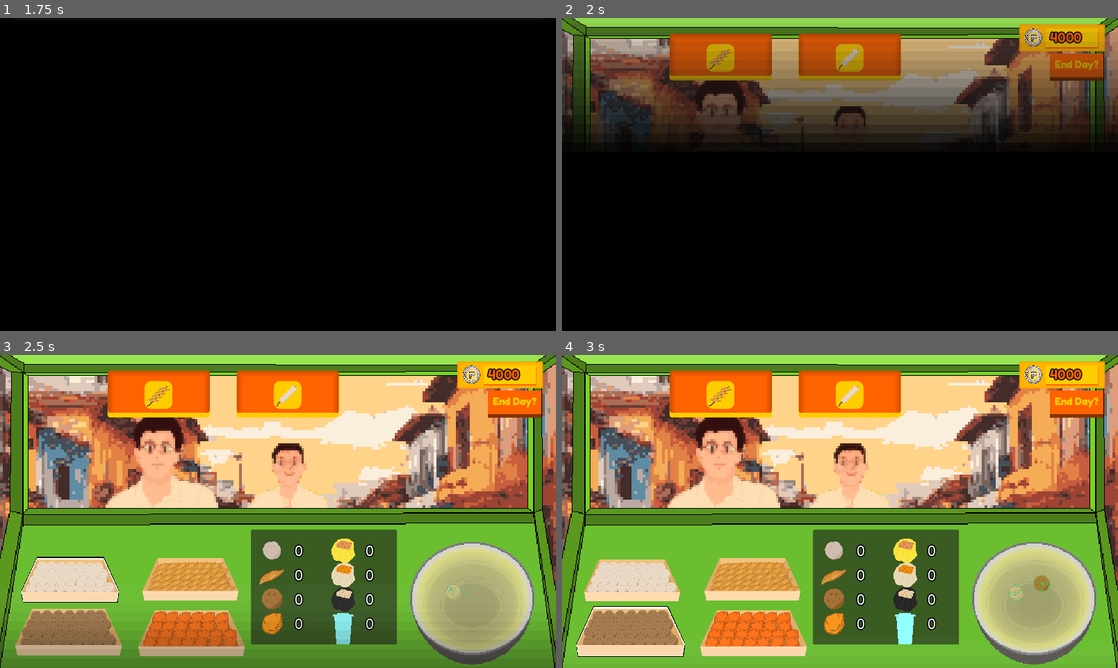
Above: before the commit, frames 1-4 (two rows, left to right).
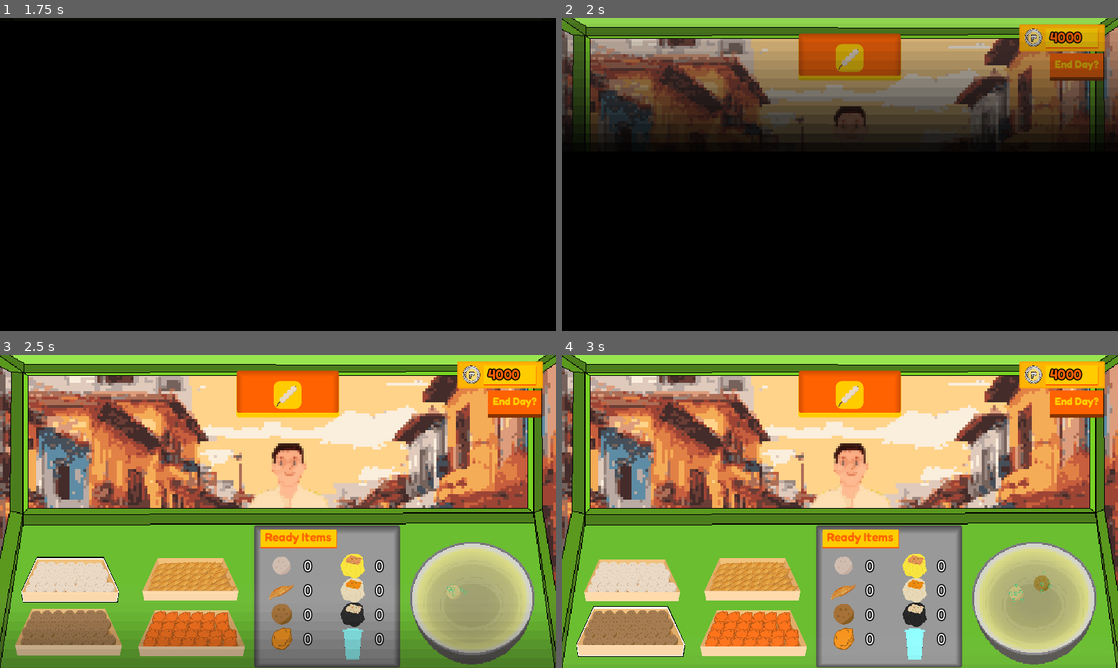
Above: after the commit, the same moments.

Repository: FrancyAmada/Streetfood-Vendor-Simulator
Game: Godot game, scene res://main.tscn
Same seed, same stepped clock (60 frames per second), same inputs: the game is played once before the commit and once after it.
Inputs (mouse positions are in pixels of both pictures, inside the frame that each line leads up to):
- Up to frame 1 (1.75 s): click (183, 240) at 0.5 s; click (183, 240) at 1.25 s
- Up to frame 2 (2 s): no input
- Up to frame 3 (2.5 s): click (72, 577) at 2 s
- Up to frame 4 (3 s): click (628, 630) at 2.75 s

Frame 1 is identical in both runs. In frame 2, 3.6% of the frame differs, in the area x 19-38%, y 4-35%; in frame 3, 18%; in frame 4, 18%, in the area x 19-72%, y 4-100%.

Commit message:
Update: Small Fixes

Diff:
--- a/main.tscn
+++ b/main.tscn
@@ -5,6 +5,33 @@
 [ext_resource type="PackedScene" uid="uid://da8x36hcorblr" path="res://scenes/menu/main_menu/main_menu.tscn" id="3_am2i7"]
 [ext_resource type="PackedScene" uid="uid://hxidr1h70ruk" path="res://scenes/main_game/game.tscn" id="3_jbd57"]
 [ext_resource type="PackedScene" uid="uid://7mbctmvn4iiv" path="res://scenes/restock_menu/restock_menu.tscn" id="4_gayht"]
+
+[sub_resource type="Animation" id="Animation_4vdwm"]
+length = 0.001
+tracks/0/type = "value"
+tracks/0/imported = false
+tracks/0/enabled = true
+tracks/0/path = NodePath("TransitionNode/Sprite2D:position")
+tracks/0/interp = 1
+tracks/0/loop_wrap = true
+tracks/0/keys = {
+"times": PackedFloat32Array(0),
+"transitions": PackedFloat32Array(1),
+"update": 0,
+"values": [Vector2(640, -750)]
+}
+tracks/1/type = "value"
+tracks/1/imported = false
+tracks/1/enabled = true
+tracks/1/path = NodePath("TransitionNode/Sprite2D:flip_v")
+tracks/1/interp = 1
+tracks/1/loop_wrap = true
+tracks/1/keys = {
+"times": PackedFloat32Array(0),
+"transitions": PackedFloat32Array(1),
+"update": 1,
+"values": [false]
+}
 
 [sub_resource type="Animation" id="Animation_2abha"]
 resource_name = "fade_in"
@@ -60,33 +87,6 @@
 "values": [true]
 }
 
-[sub_resource type="Animation" id="Animation_4vdwm"]
-length = 0.001
-tracks/0/type = "value"
-tracks/0/imported = false
-tracks/0/enabled = true
-tracks/0/path = NodePath("TransitionNode/Sprite2D:position")
-tracks/0/interp = 1
-tracks/0/loop_wrap = true
-tracks/0/keys = {
-"times": PackedFloat32Array(0),
-"transitions": PackedFloat32Array(1),
-"update": 0,
-"values": [Vector2(640, -750)]
-}
-tracks/1/type = "value"
-tracks/1/imported = false
-tracks/1/enabled = true
-tracks/1/path = NodePath("TransitionNode/Sprite2D:flip_v")
-tracks/1/interp = 1
-tracks/1/loop_wrap = true
-tracks/1/keys = {
-"times": PackedFloat32Array(0),
-"transitions": PackedFloat32Array(1),
-"update": 1,
-"values": [false]
-}
-
 [sub_resource type="AnimationLibrary" id="AnimationLibrary_lepop"]
 _data = {
 "RESET": SubResource("Animation_4vdwm"),
--- a/scenes/main_game/customer.gd
+++ b/scenes/main_game/customer.gd
@@ -52,23 +52,24 @@
 		if PlayerData.stock_items[item] != 0:
 			available_items.append(item)
 
-	if character_type == 'student':
-		add_order(available_items.pick_random())
-
-	if character_type == 'normal':
-		var n = randi_range(0, 1)
-		if n == 0:
-			add_order(available_items.pick_random())
-		else:
-			add_order(available_items.pick_random())
+	if !get_parent().get_parent().get_parent().is_out_of_stock():
+		if character_type == 'student':
 			add_order(available_items.pick_random())
 
-	if character_type == 'rich':
-		var n = randi_range(0, 9)
-		if n < 3:
-			add_order(available_items.pick_random())
-			add_order(available_items.pick_random())
-		else:
-			add_order(available_items.pick_random())
-			add_order(available_items.pick_random())
-			add_order(available_items.pick_random())
+		if character_type == 'normal':
+			var n = randi_range(0, 1)
+			if n == 0:
+				add_order(available_items.pick_random())
+			else:
+				add_order(available_items.pick_random())
+				add_order(available_items.pick_random())
+
+		if character_type == 'rich':
+			var n = randi_range(0, 9)
+			if n < 3:
+				add_order(available_items.pick_random())
+				add_order(available_items.pick_random())
+			else:
+				add_order(available_items.pick_random())
+				add_order(available_items.pick_random())
+				add_order(available_items.pick_random())
--- a/scenes/main_game/game.gd
+++ b/scenes/main_game/game.gd
@@ -41,8 +41,8 @@
 		spawn_interval_timer.start(MapData.MAP_SPAWN_INTERVAL[location])
 
 	# TEST BLOCK --------------------------
-	if !customer1:
-		spawn_customer(1)
+	#if !customer1:
+		#spawn_customer(1)
 	# -------------------------------------
 
 
--- a/scenes/main_game/game.tscn
+++ b/scenes/main_game/game.tscn
@@ -44,6 +44,19 @@
 
 [sub_resource type="StyleBoxEmpty" id="StyleBoxEmpty_jvwe2"]
 
+[sub_resource type="StyleBoxFlat" id="StyleBoxFlat_tgnic"]
+border_width_left = 15
+border_width_top = 20
+border_width_right = 15
+border_width_bottom = 10
+border_color = Color(0.295867, 0.295867, 0.295866, 1)
+border_blend = true
+corner_radius_top_left = 4
+corner_radius_top_right = 4
+corner_radius_bottom_right = 4
+corner_radius_bottom_left = 4
+expand_margin_top = 25.0
+
 [sub_resource type="StyleBoxFlat" id="StyleBoxFlat_sdchy"]
 bg_color = Color(1, 0.709804, 0, 1)
 border_width_left = 5
@@ -194,10 +207,11 @@
 scale = Vector2(0.8, 0.8)
 
 [node name="CookedFoodContainer" type="PanelContainer" parent="."]
-offset_left = 578.0
-offset_top = 402.0
-offset_right = 914.0
-offset_bottom = 666.0
+offset_left = 585.0
+offset_top = 417.0
+offset_right = 921.0
+offset_bottom = 719.0
+theme_override_styles/panel = SubResource("StyleBoxFlat_tgnic")
 
 [node name="HBoxContainer" type="HBoxContainer" parent="CookedFoodContainer"]
 layout_mode = 2
@@ -345,6 +359,15 @@
 "
 script = ExtResource("19_mgmco")
 food_item_name = "juice"
+
+[node name="CookedItemsLabel" type="Label" parent="."]
+offset_left = 600.0
+offset_top = 401.0
+offset_right = 775.0
+offset_bottom = 439.0
+theme = ExtResource("32_oq5tw")
+theme_override_font_sizes/font_size = 28
+text = "Ready Items"
 
 [node name="Customers" type="Node2D" parent="."]
 
--- a/scenes/restock_menu/restock_menu.tscn
+++ b/scenes/restock_menu/restock_menu.tscn
@@ -6,6 +6,14 @@
 [ext_resource type="Theme" uid="uid://c2lcebayb3f8q" path="res://assets/game_theme.tres" id="3_y0nda"]
 [ext_resource type="Texture2D" uid="uid://c7gr4e67rrwht" path="res://assets/restock_menu/money-icon.png" id="3_yu5g3"]
 [ext_resource type="Texture2D" uid="uid://dx6cspm410aiw" path="res://assets/restock_menu/store-bg.png" id="6_brll0"]
+[ext_resource type="Texture2D" uid="uid://csjefuj0v02jl" path="res://assets/streetfoods/packed/fishball.png" id="7_46iwe"]
+[ext_resource type="Texture2D" uid="uid://cqacgdgkil5rc" path="res://assets/streetfoods/packed/kikiam.png" id="7_cqw11"]
+[ext_resource type="Texture2D" uid="uid://gj7g0mgb1p26" path="res://assets/streetfoods/packed/squidball.png" id="8_npryt"]
+[ext_resource type="Texture2D" uid="uid://clta32053llxh" path="res://assets/streetfoods/packed/kwekkwek.png" id="9_10527"]
+[ext_resource type="Texture2D" uid="uid://c38ollflc0p3g" path="res://assets/streetfoods/packed/chicken_siomai.png" id="11_o483w"]
+[ext_resource type="Texture2D" uid="uid://cw1acr7ladu7l" path="res://assets/streetfoods/packed/pork_siomai.png" id="12_b2xx8"]
+[ext_resource type="Texture2D" uid="uid://cjt6jmhhvr03o" path="res://assets/streetfoods/packed/japanese_siomai.png" id="13_kdlrd"]
+[ext_resource type="Texture2D" uid="uid://jlebkaepnpq0" path="res://assets/customer_orders/blue_lemonade.png" id="14_n8ahv"]
 
 [node name="RestockMenu" type="Node2D"]
 script = ExtResource("1_vaiqw")
@@ -115,6 +123,48 @@
 pack_size = 10
 locked = true
 
+[node name="PackSprites" type="Node2D" parent="."]
+
+[node name="FishballPackSprite" type="Sprite2D" parent="PackSprites"]
+position = Vector2(356, 87)
+scale = Vector2(0.2, 0.2)
+texture = ExtResource("7_46iwe")
+
+[node name="KikiamPackSprite" type="Sprite2D" parent="PackSprites"]
+position = Vector2(705, 87)
+scale = Vector2(0.2, 0.2)
+texture = ExtResource("7_cqw11")
+
+[node name="SquidballPackSprite" type="Sprite2D" parent="PackSprites"]
+position = Vector2(355, 251)
+scale = Vector2(0.2, 0.2)
+texture = ExtResource("8_npryt")
+
+[node name="KwekkwekPackSprite" type="Sprite2D" parent="PackSprites"]
+position = Vector2(705, 251)
+scale = Vector2(0.2, 0.2)
+texture = ExtResource("9_10527")
+
+[node name="ChickenSiomaiPackSprite" type="Sprite2D" parent="PackSprites"]
+position = Vector2(355, 415)
+scale = Vector2(0.2, 0.2)
+texture = ExtResource("11_o483w")
+
+[node name="PorkSiomaiPackSprite" type="Sprite2D" parent="PackSprites"]
+position = Vector2(705, 415)
+scale = Vector2(0.2, 0.2)
+texture = ExtResource("12_b2xx8")
+
+[node name="JapaneseSiomaiPackSprite4" type="Sprite2D" parent="PackSprites"]
+position = Vector2(355, 579)
+scale = Vector2(0.2, 0.2)
+texture = ExtResource("13_kdlrd")
+
+[node name="JuicePackSprite" type="Sprite2D" parent="PackSprites"]
+position = Vector2(713, 569)
+scale = Vector2(0.2, 0.2)
+texture = ExtResource("14_n8ahv")
+
 [node name="NextButton" type="Button" parent="."]
 offset_left = 1098.0
 offset_top = 608.0
Renamed: assets/customer_orders/japanese_siomai.png.png -> assets/customer_orders/japanese_siomai.png
Not shown, changed: assets/customer_orders/japanese_siomai.png.import
Not shown: 1 places in scenes/main_game/game.tscn that only renumber resources
Not shown: 1 places in scenes/restock_menu/restock_menu.tscn that only renumber resources
